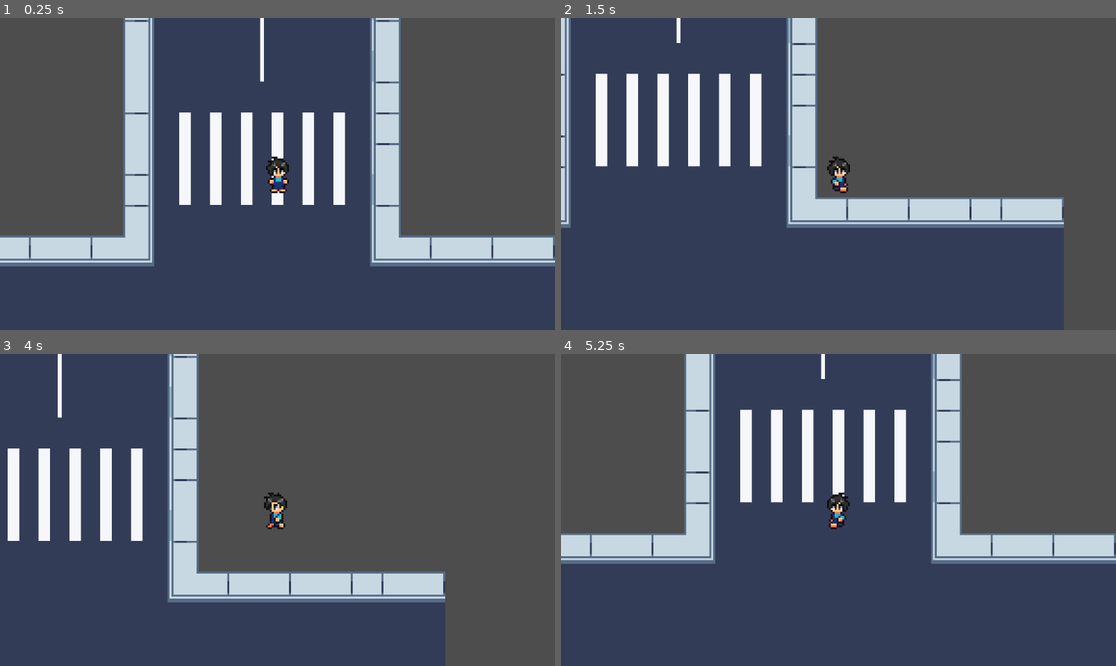
Above: before the commit, frames 1-4 (two rows, left to right).
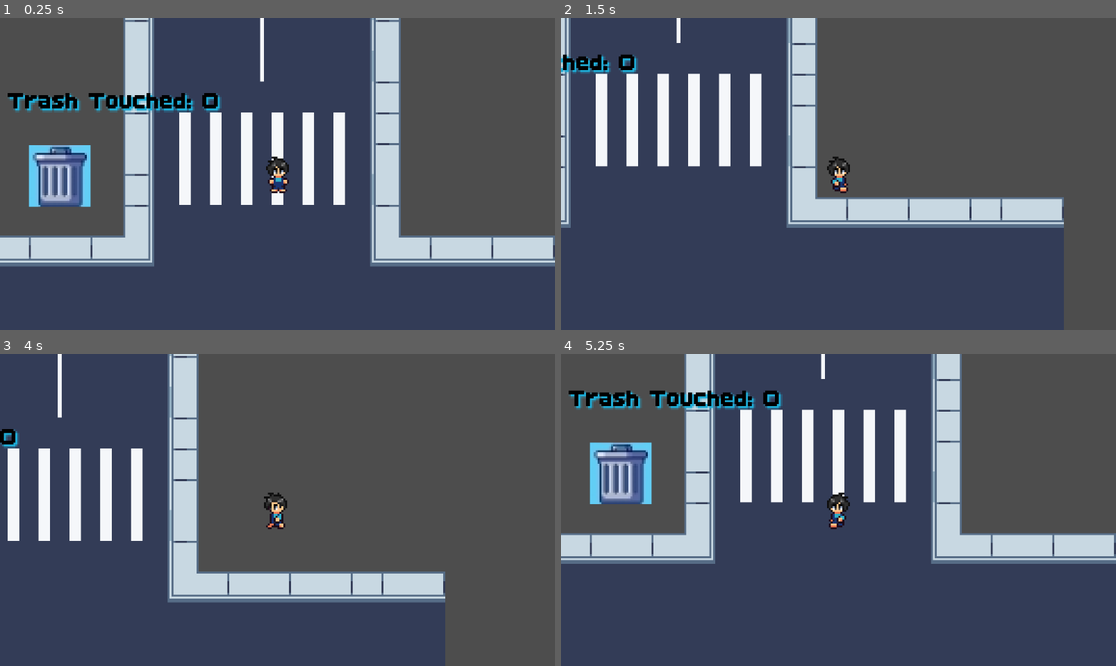
Above: after the commit, the same moments.

Repository: BoiPlex/Junk-Game
Game: Godot game, scene res://scenes/world.tscn
The game is run twice, just before and just after one commit, with the same random seed, the same clock (stepped at 60 frames per second) and the same inputs.
Inputs:
- Up to frame 1 (0.25 s): no input
- Up to frame 2 (1.5 s): hold Right (ui_right) 0.53-1.28 s; hold Down (ui_down) from 1.28 s (still down)
- Up to frame 3 (4 s): release Down (ui_down) at 2.03 s; hold Right (ui_right) 2.03-2.78 s; hold Up (ui_up) 2.78-3.53 s; hold Left (ui_left) from 3.53 s (still down)
- Up to frame 4 (5.25 s): release Left (ui_left) at 5.03 s; hold Down (ui_down) from 5.03 s (still down)

The runs differ from the first frame. In frame 1, 3.9% of the frame differs, in the area x 1-40%, y 24-61%; in frame 2, 0.6%; in frame 3, 0.2%; in frame 4, 3.9%.

Commit message:
added a testing trashcan for collision

Diff:
--- a/junkgame/scenes/world.tscn
+++ b/junkgame/scenes/world.tscn
@@ -1,8 +1,14 @@
-[gd_scene load_steps=7 format=4 uid="uid://b0c6dym181dll"]
+[gd_scene load_steps=11 format=4 uid="uid://b0c6dym181dll"]
 
 [ext_resource type="PackedScene" uid="uid://jup4r3s60n27" path="res://scenes/player.tscn" id="1_nnsk1"]
 [ext_resource type="Texture2D" uid="uid://cfjn4wruya2h7" path="res://assets/city/CP_V1.0.4_nyknck/CP_V1.0.4.png" id="2_4wyf3"]
+[ext_resource type="Script" uid="uid://dtm6p7lgrcupv" path="res://scripts/Trash.gd" id="2_qfnet"]
+[ext_resource type="FontFile" uid="uid://c2h5x5qljxufu" path="res://assets/testing/BoldPixels1.4.ttf" id="3_i7141"]
 [ext_resource type="Texture2D" uid="uid://bdic2d2thtmc5" path="res://assets/farm/Tileset/Tileset Spring.png" id="3_k0juu"]
+[ext_resource type="Texture2D" uid="uid://ddawtj6fuwvqb" path="res://assets/testing/resize-trash-can-pixel.jpg" id="4_4mrxx"]
+
+[sub_resource type="RectangleShape2D" id="RectangleShape2D_7r4gi"]
+size = Vector2(32, 32)
 
 [sub_resource type="TileSetAtlasSource" id="TileSetAtlasSource_71j4m"]
 texture = ExtResource("2_4wyf3")
@@ -862,9 +868,34 @@
 [node name="Camera2D" type="Camera2D" parent="Player"]
 zoom = Vector2(4, 4)
 
+[node name="Area2D" type="Area2D" parent="."]
+script = ExtResource("2_qfnet")
+
+[node name="Label" type="Label" parent="Area2D"]
+offset_left = -140.0
+offset_top = -45.0
+offset_right = -30.0
+offset_bottom = -22.0
+theme_override_colors/font_color = Color(0, 0, 0, 1)
+theme_override_colors/font_shadow_color = Color(0.119249, 0.676478, 0.838854, 1)
+theme_override_fonts/font = ExtResource("3_i7141")
+theme_override_font_sizes/font_size = 16
+text = "Trash Touched: 0"
+metadata/_edit_use_anchors_ = true
+
+[node name="Sprite2D" type="Sprite2D" parent="Area2D"]
+position = Vector2(-113, 1)
+texture = ExtResource("4_4mrxx")
+
+[node name="CollisionShape2D" type="CollisionShape2D" parent="Area2D"]
+position = Vector2(-113, 1)
+shape = SubResource("RectangleShape2D_7r4gi")
+
 [node name="TileMaps" type="Node" parent="."]
 
 [node name="TileMapLayer" type="TileMapLayer" parent="TileMaps"]
 z_index = -1
 tile_map_data = PackedByteArray("AAD0/wIAAAAeACwAAAD0/wMAAAADACYAAAD0/wQAAAADACYAAAD0/wUAAAADACYAAAD0/wYAAAAFACYAAAD0/w …(5248 unchanged characters)…
 tile_set = SubResource("TileSet_i7141")
+
+[connection signal="body_entered" from="Area2D" to="Area2D" method="_on_body_entered"]
--- /dev/null
+++ b/junkgame/scripts/Trash.gd
@@ -0,0 +1,19 @@
+extends Area2D
+
+@onready var label = $Label
+var score = 0
+# Called when the node enters the scene tree for the first time.
+func _ready() -> void:
+	pass # Replace with function body.
+
+
+# Called every frame. 'delta' is the elapsed time since the previous frame.
+func _process(delta: float) -> void:
+	pass
+
+
+func _on_body_entered(body: Node2D) -> void:
+	score += 1
+	label.text = "Trash Touched: " + str(score)
+
+	pass # Replace with function body.
Binary file added: junkgame/assets/testing/BoldPixels1.4.ttf
Not shown, added: junkgame/assets/testing/BoldPixels1.4.ttf.import
Binary file added: junkgame/assets/testing/resize-trash-can-pixel.jpg
Not shown, added: junkgame/assets/testing/resize-trash-can-pixel.jpg.import
Not shown, added: junkgame/scripts/Trash.gd.uid
